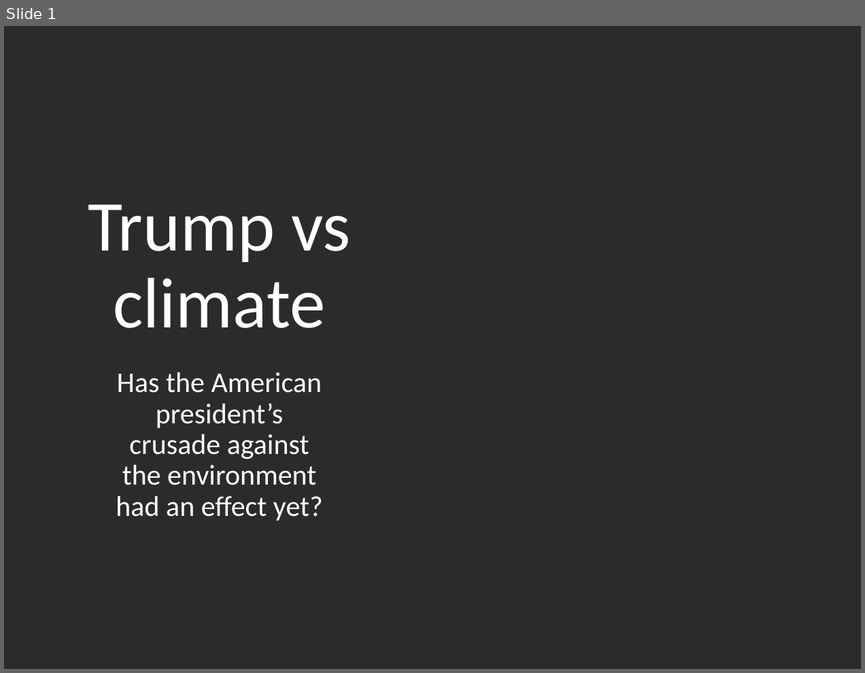
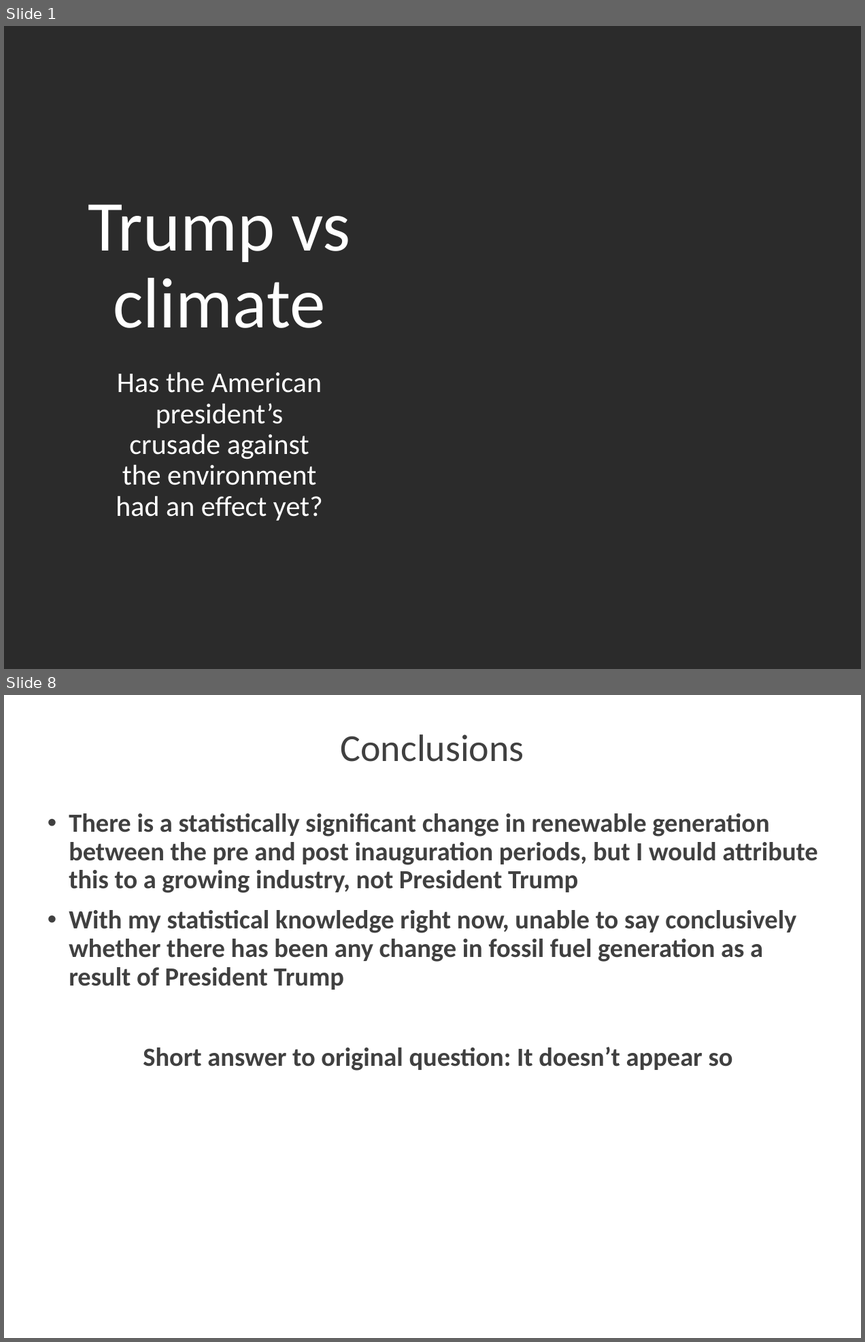
Before and after one commit to colliers95/Trump_vs_climate_web_scraping_project, a slide deck: Trump vs climate.pptx. Shown one above the other, each under a label of ours: slide 1 before the commit, slides 1 and 8 after it; the slides between them are not shown. The pictures are 865x673 and 865x1342 pixels, drawn with LibreOffice and Linux fonts; fonts in the diff are those of the drawing; background and template pictures are left out; a plain dark background stands for a picture behind light text. Boxes give left, top, right and bottom in pixels: in the first picture for what was removed or moved away, otherwise in the second. Text is boxed around its words. In the diff, an @@ line names an element or a change of style, - is before the commit and + after.

```diff
--- a/Trump vs climate.pptx
+++ b/Trump vs climate.pptx
@@ slide 8 added at (4,695,861,1338), background #FFFFFF @@
@@ text added at (341,734,524,762), 32 pt, text #404040 @@
+Conclusions
@@ text added at (69,813,817,1070), 22 pt, text #404040, bold @@
+• There is a statistically significant change in renewable generation between the pre and post inauguration periods, but I would attribute this to a growing industry, not President Trump
+• With my statistical knowledge right now, unable to say conclusively whether there has been any change in fossil fuel generation as a result of President Trump
+Short answer to original question: It doesn’t appear so
```
Also in this commit, not shown: 4 other slides added, 5 other files.
